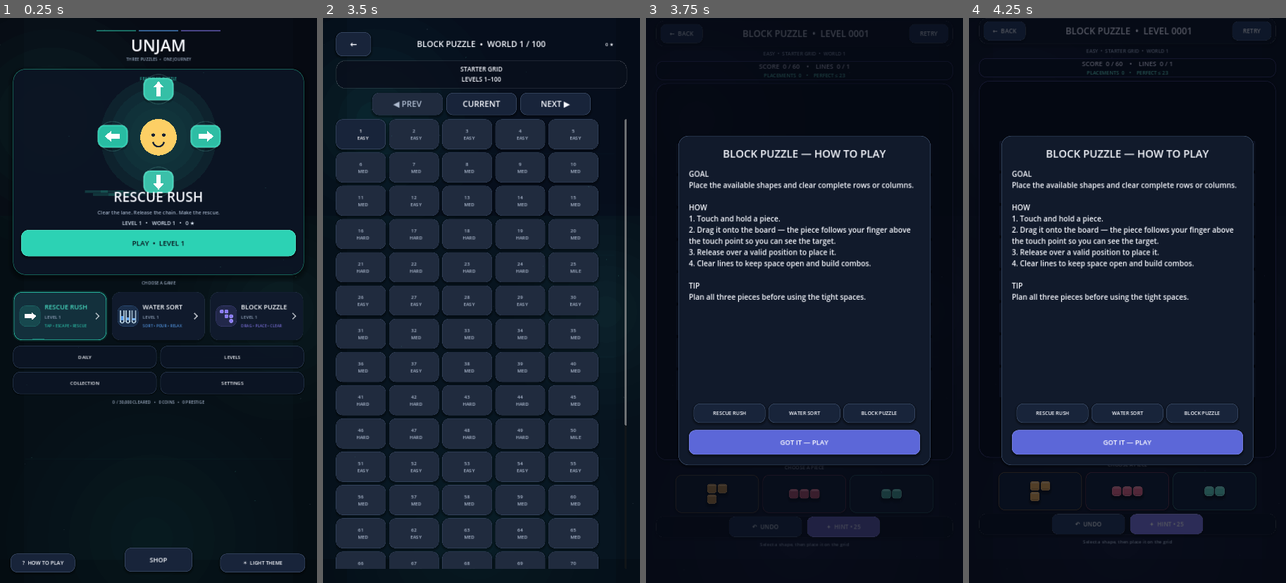
Above: before the commit, frames 1-4 (left to right).
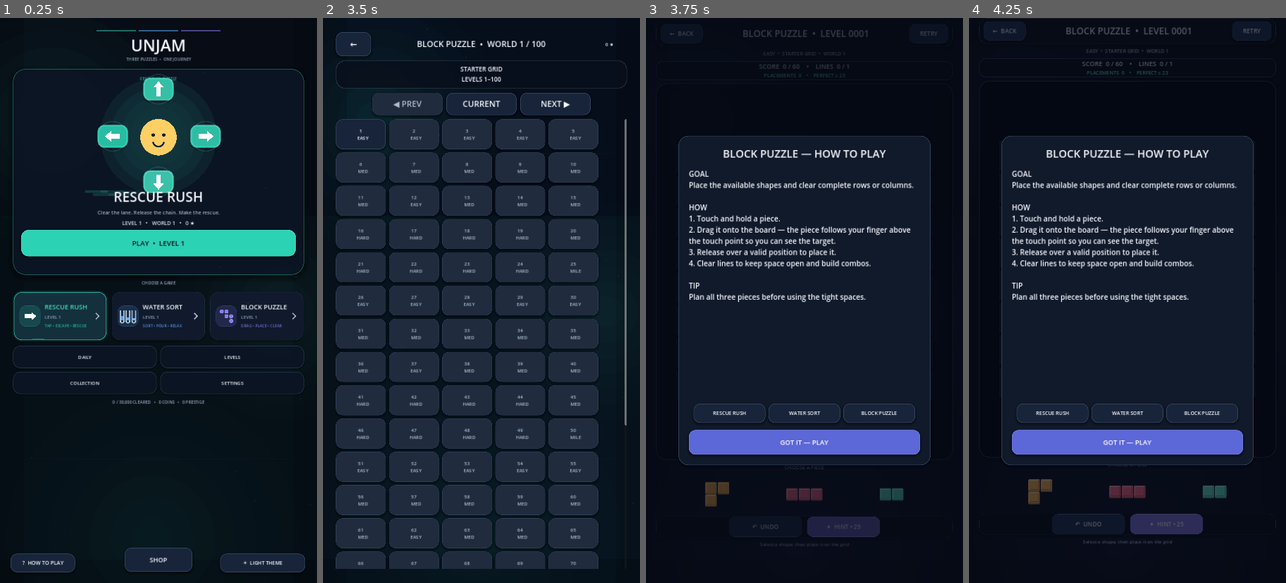
Above: after the commit, the same moments.

Repository: eghosa001/unjam
Game: Godot game, scene res://scenes/Main.tscn
Same seed, same stepped clock (60 frames per second), same inputs: the game is played once before the commit and once after it.
Inputs (mouse positions are in pixels of both pictures, inside the frame that each line leads up to):
- Up to frame 1 (0.25 s): no input
- Up to frame 2 (3.5 s): click (383, 317) at 0.52 s; click (481, 317) at 1.27 s; click (579, 317) at 2.02 s; click "PLAY • LEVEL 1" at 2.75 s
- Up to frame 3 (3.75 s): click "1 EASY" at 3.5 s
- Up to frame 4 (4.25 s): no input

Frames 1-2 are identical in both runs. In frame 3, 0.3% of the frame differs, in the area x 18-82%, y 82-87%; in frame 4, 0.5%, in the area x 9-91%, y 80-88%.

Commit message:
Match block piece visuals and motion to Color Blast reference

Diff:
--- a/scripts/ui/block_piece_button.gd
+++ b/scripts/ui/block_piece_button.gd
@@ -6,27 +6,26 @@
 var shape: Array = []
 var selected := false
 var used := false
-var accent := Color("7c5cff")
+var accent := Color("4f7cff")
 var hover := false
 var piece_index := -1
 var touch_drag_started := false
 var dragging := false
 var phase := 0.0
 var target_scale := Vector2.ONE
-var target_rotation := 0.0
 
-func configure(value: Array, is_selected: bool, color := Color("7c5cff"), index: int = -1) -> void:
+func configure(value: Array, is_selected: bool, color := Color("4f7cff"), index: int = -1) -> void:
 	shape = value.duplicate(true)
 	selected = is_selected
 	used = shape.is_empty()
 	accent = color
 	piece_index = index
-	text = "USED" if used else ""
+	text = ""
 	focus_mode = Control.FOCUS_NONE
 	disabled = used
+	flat = true
 	mouse_default_cursor_shape = Control.CURSOR_DRAG if not used else Control.CURSOR_ARROW
-	target_scale = Vector2(1.07, 1.07) if selected else Vector2.ONE
-	target_rotation = deg_to_rad(-1.8 if selected else 0.0)
+	target_scale = Vector2(1.08, 1.08) if selected else Vector2.ONE
 	_update_style()
 	queue_redraw()
 
@@ -47,28 +46,23 @@
 	if dragging:
 		queue_redraw()
 		return
-	var hover_scale := 1.035 if hover and not selected else 1.0
+	var hover_scale := 1.045 if hover and not selected else 1.0
 	var desired := target_scale * hover_scale
-	scale = scale.lerp(desired, minf(1.0, delta * 11.0))
-	var wobble := sin(phase * 3.1) * deg_to_rad(0.45) if selected else 0.0
-	rotation = lerpf(rotation, target_rotation + wobble, minf(1.0, delta * 9.0))
+	scale = scale.lerp(desired, minf(1.0, delta * 13.0))
+	rotation = lerpf(rotation, 0.0, minf(1.0, delta * 14.0))
 	if selected or hover:
 		queue_redraw()
 
 func _press() -> void:
-	if used:
-		return
+	if used: return
 	var tween := create_tween().set_trans(Tween.TRANS_BACK).set_ease(Tween.EASE_OUT)
-	tween.tween_property(self, "scale", target_scale * 1.10, 0.075)
-	tween.parallel().tween_property(self, "rotation", deg_to_rad(-2.4), 0.075)
+	tween.tween_property(self, "scale", target_scale * 1.12, 0.06)
 
 func _release() -> void:
-	if dragging:
-		return
+	if dragging: return
 	var tween := create_tween().set_trans(Tween.TRANS_BACK).set_ease(Tween.EASE_OUT)
-	tween.tween_property(self, "scale", target_scale * 1.035, 0.065)
-	tween.tween_property(self, "scale", target_scale, 0.15)
-	tween.parallel().tween_property(self, "rotation", target_rotation, 0.15)
+	tween.tween_property(self, "scale", target_scale * 0.98, 0.045)
+	tween.tween_property(self, "scale", target_scale, 0.12)
 
 func _drag_payload() -> Dictionary:
 	var drag_piece_index := piece_index if piece_index >= 0 else get_index()
@@ -79,7 +73,7 @@
 	wrapper.custom_minimum_size = Vector2(250, 250)
 	wrapper.size = Vector2(250, 250)
 	wrapper.mouse_filter = Control.MOUSE_FILTER_IGNORE
-	wrapper.position = Vector2(-125, -225)
+	wrapper.position = Vector2(-125, -215)
 	var preview := DragPreview.new()
 	preview.position = Vector2(10, 8)
 	preview.configure(shape, accent)
@@ -89,19 +83,17 @@
 func _begin_drag_feedback() -> void:
 	dragging = true
 	var tween := create_tween().set_trans(Tween.TRANS_QUAD).set_ease(Tween.EASE_OUT)
-	tween.tween_property(self, "scale", Vector2(0.88, 0.88), 0.08)
-	tween.parallel().tween_property(self, "modulate", Color(1, 1, 1, 0.32), 0.08)
+	tween.tween_property(self, "scale", Vector2(0.90, 0.90), 0.07)
+	tween.parallel().tween_property(self, "modulate", Color(1, 1, 1, 0.24), 0.07)
 
 func _get_drag_data(_at_position: Vector2) -> Variant:
-	if used or shape.is_empty():
-		return null
+	if used or shape.is_empty(): return null
 	_begin_drag_feedback()
 	set_drag_preview(_make_drag_preview())
 	return _drag_payload()
 
 func _gui_input(event: InputEvent) -> void:
-	if used or shape.is_empty():
-		return
+	if used or shape.is_empty(): return
 	if event is InputEventScreenTouch:
 		if event.pressed:
 			touch_drag_started = false
@@ -117,66 +109,59 @@
 	if what == NOTIFICATION_DRAG_END and dragging:
 		dragging = false
 		var tween := create_tween().set_trans(Tween.TRANS_BACK).set_ease(Tween.EASE_OUT)
-		tween.tween_property(self, "modulate", Color.WHITE, 0.08)
-		tween.parallel().tween_property(self, "scale", target_scale * 1.10, 0.10)
-		tween.tween_property(self, "scale", target_scale, 0.18)
-		tween.parallel().tween_property(self, "rotation", target_rotation, 0.18)
+		tween.tween_property(self, "modulate", Color.WHITE, 0.07)
+		tween.parallel().tween_property(self, "scale", target_scale * 1.08, 0.09)
+		tween.tween_property(self, "scale", target_scale, 0.15)
 
 func _set_hover(value: bool) -> void:
 	hover = value
-	_update_style()
 	queue_redraw()
 
 func _update_style() -> void:
-	var bg := Color("18233d") if selected else Color("101a2f")
-	var border := Color("67e8cf") if selected else Color(accent, 0.70 if hover else 0.34)
-	add_theme_stylebox_override("normal", _style(bg, border, 3 if selected else 2))
-	add_theme_stylebox_override("hover", _style(Color("162442"), border.lightened(0.10), 3))
-	add_theme_stylebox_override("pressed", _style(Color("0b1428"), Color("67e8cf"), 3))
-	add_theme_stylebox_override("disabled", _style(Color("111827"), Color(0.35, 0.4, 0.5, 0.14), 1))
-	add_theme_color_override("font_color", Color("e6edf7"))
-	add_theme_color_override("font_disabled_color", Color("64748b"))
-	add_theme_font_size_override("font_size", 16)
+	var transparent := StyleBoxEmpty.new()
+	add_theme_stylebox_override("normal", transparent)
+	add_theme_stylebox_override("hover", transparent)
+	add_theme_stylebox_override("pressed", transparent)
+	add_theme_stylebox_override("disabled", transparent)
 
 func _draw() -> void:
-	if used or shape.is_empty() or size.x <= 1.0 or size.y <= 1.0:
-		return
+	if used or shape.is_empty() or size.x <= 1.0 or size.y <= 1.0: return
 	var points: Array[Vector2i] = []
 	for raw in shape:
 		var point := _as_point(raw)
 		if point.x >= 0 and point.y >= 0:
 			points.append(point)
-	if points.is_empty():
-		return
+	if points.is_empty(): return
 	var max_x := 0
 	var max_y := 0
 	for point in points:
 		max_x = maxi(max_x, point.x)
 		max_y = maxi(max_y, point.y)
-	var cell := minf(36.0, minf((size.x - 44.0) / float(max_x + 1), (size.y - 36.0) / float(max_y + 1)))
-	cell = maxf(10.0, cell)
+	var cell := minf(42.0, minf((size.x - 26.0) / float(max_x + 1), (size.y - 20.0) / float(max_y + 1)))
+	cell = maxf(12.0, cell)
 	var total := Vector2((max_x + 1) * cell, (max_y + 1) * cell)
 	var origin := (size - total) * 0.5
-	var pulse := 0.5 + 0.5 * sin(phase * 4.0)
 	for point in points:
-		var rect := Rect2(origin + Vector2(point) * cell + Vector2(2, 2), Vector2(cell - 4, cell - 4))
-		var shadow := Rect2(rect.position + Vector2(0, 5), rect.size)
-		draw_style_box(_style(Color(0.01, 0.02, 0.06, 0.40), Color.TRANSPARENT, 0, 8), shadow)
-		draw_style_box(_style(accent.darkened(0.05), accent.lightened(0.28), 1, 8), rect)
-		draw_line(rect.position + Vector2(5, 5), Vector2(rect.end.x - 5, rect.position.y + 5), Color(accent.lightened(0.45), 0.78), 2.5, true)
-		draw_line(Vector2(rect.position.x + 5, rect.end.y - 5), Vector2(rect.end.x - 5, rect.end.y - 5), Color(accent.darkened(0.35), 0.50), 2.5, true)
-		if selected:
-			draw_arc(rect.get_center(), rect.size.x * 0.59, 0, TAU, 24, Color("67e8cf", 0.18 + pulse * 0.10), 2.5, true)
+		var rect := Rect2(origin + Vector2(point) * cell + Vector2(1.5, 1.5), Vector2(cell - 3, cell - 3))
+		_draw_block(rect, accent)
+	if selected:
+		var pulse := 0.55 + 0.45 * sin(phase * 7.0)
+		draw_arc(size * 0.5, maxf(total.x, total.y) * 0.58, 0.0, TAU, 32, Color(accent.lightened(0.38), 0.18 + pulse * 0.16), 3.0, true)
+
+func _draw_block(rect: Rect2, fill: Color) -> void:
+	var dark := fill.darkened(0.28)
+	draw_style_box(_style(dark, Color.TRANSPARENT, 0, 3), Rect2(rect.position + Vector2(0, 4), rect.size))
+	draw_style_box(_style(fill, fill.lightened(0.22), 1, 3), rect)
+	draw_line(rect.position + Vector2(4, 4), Vector2(rect.end.x - 4, rect.position.y + 4), Color(fill.lightened(0.50), 0.98), 2.2, true)
+	draw_line(rect.position + Vector2(4, 4), Vector2(rect.position.x + 4, rect.end.y - 4), Color(fill.lightened(0.30), 0.80), 1.5, true)
+	draw_line(Vector2(rect.position.x + 4, rect.end.y - 4), rect.end - Vector2(4, 4), Color(dark, 0.95), 2.2, true)
+	draw_line(Vector2(rect.end.x - 4, rect.position.y + 4), rect.end - Vector2(4, 4), Color(dark, 0.82), 1.5, true)
 
 func _as_point(raw: Variant) -> Vector2i:
-	if raw is Vector2i:
-		return raw
-	if raw is Vector2:
-		return Vector2i(raw)
-	if raw is Dictionary:
-		return Vector2i(int(raw.get("x", -1)), int(raw.get("y", -1)))
-	if raw is Array and raw.size() >= 2:
-		return Vector2i(int(raw[0]), int(raw[1]))
+	if raw is Vector2i: return raw
+	if raw is Vector2: return Vector2i(raw)
+	if raw is Dictionary: return Vector2i(int(raw.get("x", -1)), int(raw.get("y", -1)))
+	if raw is Array and raw.size() >= 2: return Vector2i(int(raw[0]), int(raw[1]))
 	if raw is String:
 		var cleaned := String(raw).replace("(", "").replace(")", "").replace("Vector2i", "").strip_edges()
 		var parts := cleaned.split(",")
@@ -184,7 +169,7 @@
 			return Vector2i(int(parts[0]), int(parts[1]))
 	return Vector2i(-1, -1)
 
-func _style(background: Color, border: Color, width: int, radius: int = 22) -> StyleBoxFlat:
+func _style(background: Color, border: Color, width: int, radius: int = 3) -> StyleBoxFlat:
 	var style := StyleBoxFlat.new()
 	style.bg_color = background
 	style.corner_radius_top_left = radius
@@ -196,7 +181,4 @@
 	style.border_width_top = width
 	style.border_width_bottom = width
 	style.border_color = border
-	style.shadow_color = Color(0, 0, 0, 0.32)
-	style.shadow_size = 8
-	style.shadow_offset = Vector2(0, 5)
 	return style
